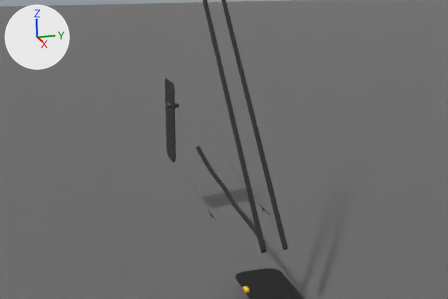
Renders of the Blender file blender/knot_device.blend from each side of a commit.
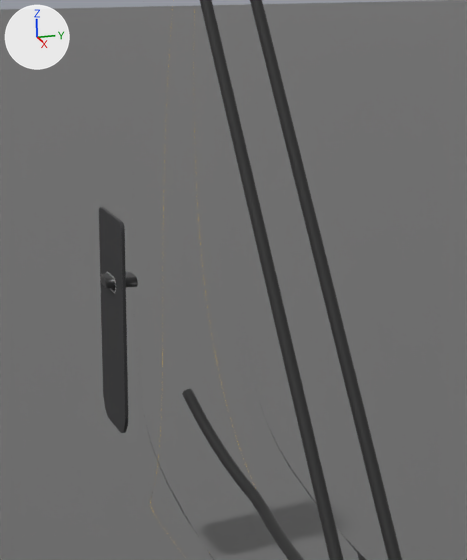
There are two pictures of each version: one from the file's camera 'mn_cam', one close up on the part from 29% to 68% of the width and 0% to 70% of the height. Every picture has the same lights, and +X, +Y and +Z are marked at upper left. The last two pictures show the newer version. Both versions are drawn at full value of the shape key 'knot' of 'A_cord1'; the numbers are the values there.

Names of what the first close-up shows: 'A_cord1', 'A_cord2', 'card_hung', 'mn_c1_taut', 'mn_c2_taut', 'mn_floor' and 2 more.
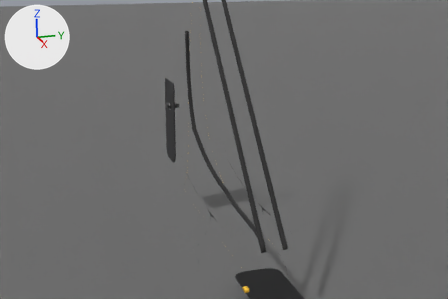
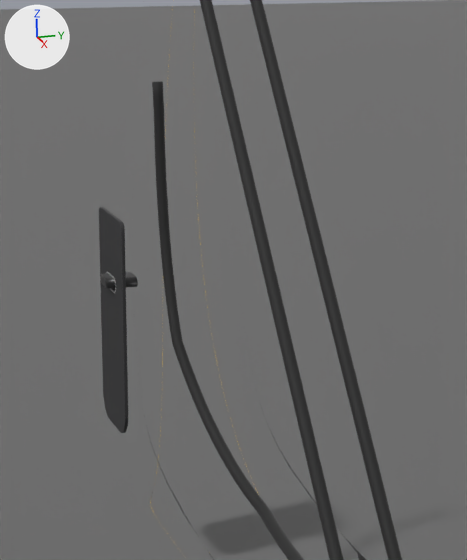
The change, as a diff of the scene's bpy script:
```diff
--- a/blender/knot_device.blend.py
+++ b/blender/knot_device.blend.py
@@ me_a_cord1 @@
 # used by ob_a_cord1; location = (0.0, 0.0, 0.0)
-me_a_cord1.from_pydata(...)  # 600 vertices, 592 faces; spans x -0.038..0.119, y -0.014..0.0, z 0.044..0.08
+me_a_cord1.from_pydata(...)  # 600 vertices, 592 faces; spans x -0.071..0.119, y -0.015..0.0, z 0.044..0.176
+# me_a_cord1 part 1: 590 of 600 vertices moved; they spanned x -0.038..0.118, y -0.014..0.0, z 0.047..0.08 and now span x -0.071..0.117, y -0.015..0.0, z 0.048..0.176; mean shift (-0.039, -0.003, 0.028); largest move (-0.038, -0.013, 0.077) -> (-0.071, -0.014, 0.175)
 me_a_cord1.materials.append(mat_br_cord)
```

Changed parts and their boxes (x1, y1, x2, y2) in the close-ups (467 x 560 px):
'A_cord1', reshaped: before (182, 389, 304, 560); after (152, 81, 304, 560)
